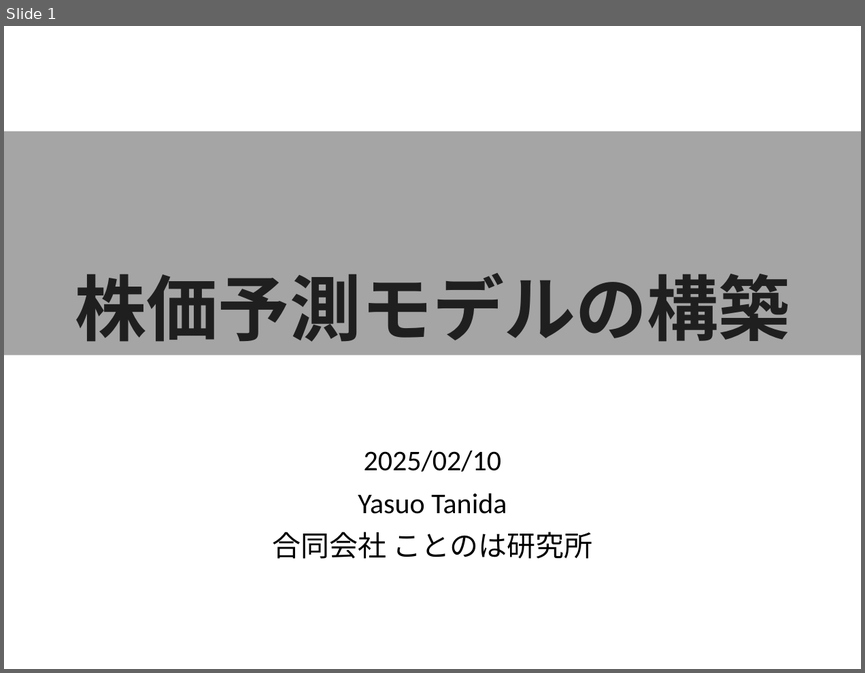
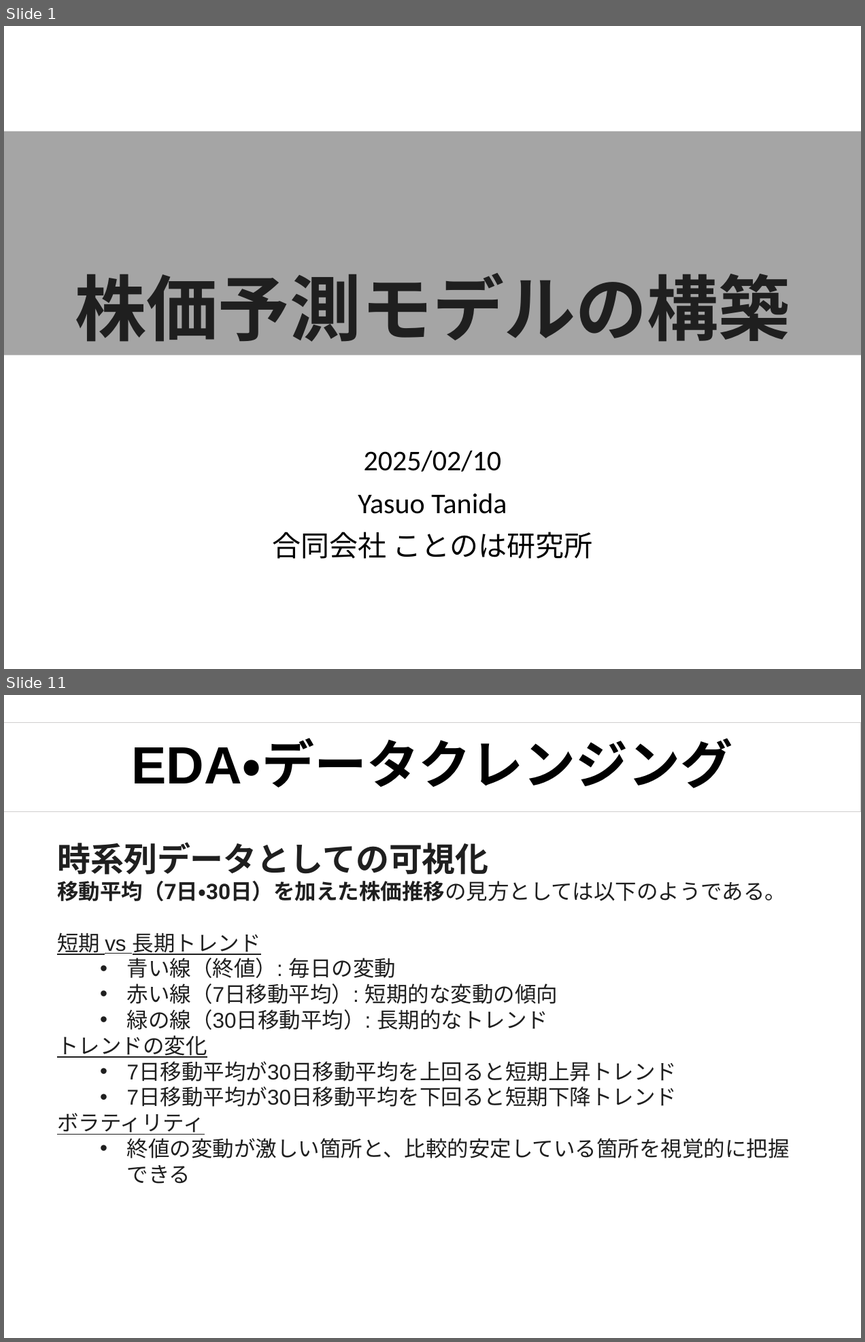
Before and after one commit to tanidayasuo/study-stock-price, a slide deck: 株価予測モデルの構築.pptx. Shown one above the other, each under a label of ours: slide 1 before the commit, slides 1 and 11 after it; the slides between them are not shown. The pictures are 865x673 and 865x1342 pixels, drawn with LibreOffice and Linux fonts; fonts in the diff are those of the drawing. Boxes give left, top, right and bottom in pixels: in the first picture for what was removed or moved away, otherwise in the second. Text is boxed around its words. In the diff, an @@ line names an element or a change of style, - is before the commit and + after.

```diff
--- a/株価予測モデルの構築.pptx
+++ b/株価予測モデルの構築.pptx
@@ slide 11 added at (4,695,861,1338), background #FFFFFF @@
@@ rectangle added at (4,722,861,811), outline #D0CECE 0.75 pt, 44 pt, text #000000, bold @@
+EDA・データクレンジング
@@ text added at (57,842,789,1183), 18 pt, text #1F1F1F @@
+時系列データとしての可視化
+移動平均（7日・30日）を加えた株価推移の見方としては以下のようである。
+短期 vs 長期トレンド
+  • 青い線（終値）: 毎日の変動
+  • 赤い線（7日移動平均）: 短期的な変動の傾向
+  • 緑の線（30日移動平均）: 長期的なトレンド
+トレンドの変化
+  • 7日移動平均が30日移動平均を上回ると短期上昇トレンド
+  • 7日移動平均が30日移動平均を下回ると短期下降トレンド
+ボラティリティ
+  • 終値の変動が激しい箇所と、比較的安定している箇所を視覚的に把握できる
```
Also in this commit, not shown: 30 other slides added.
